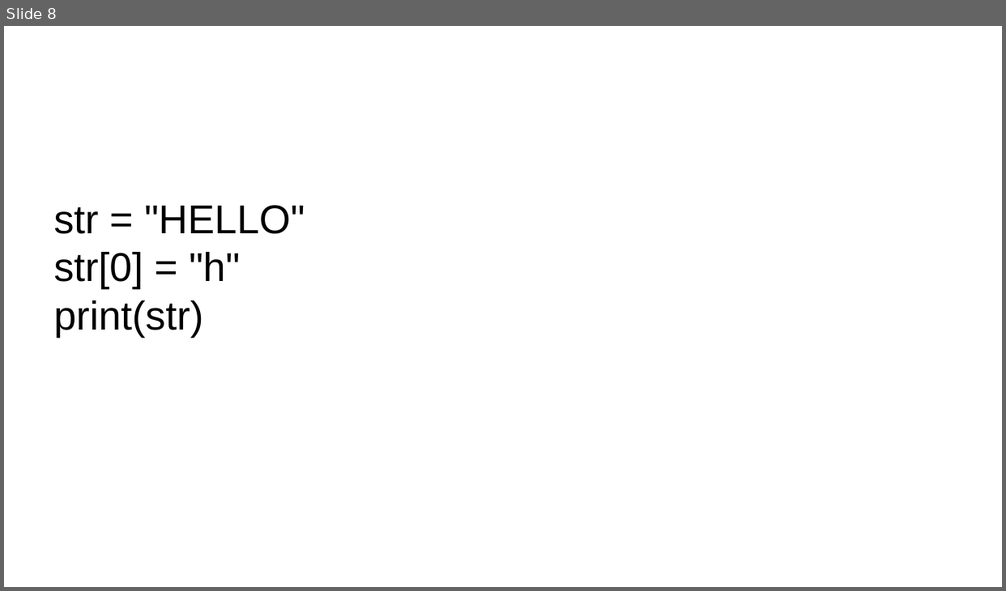
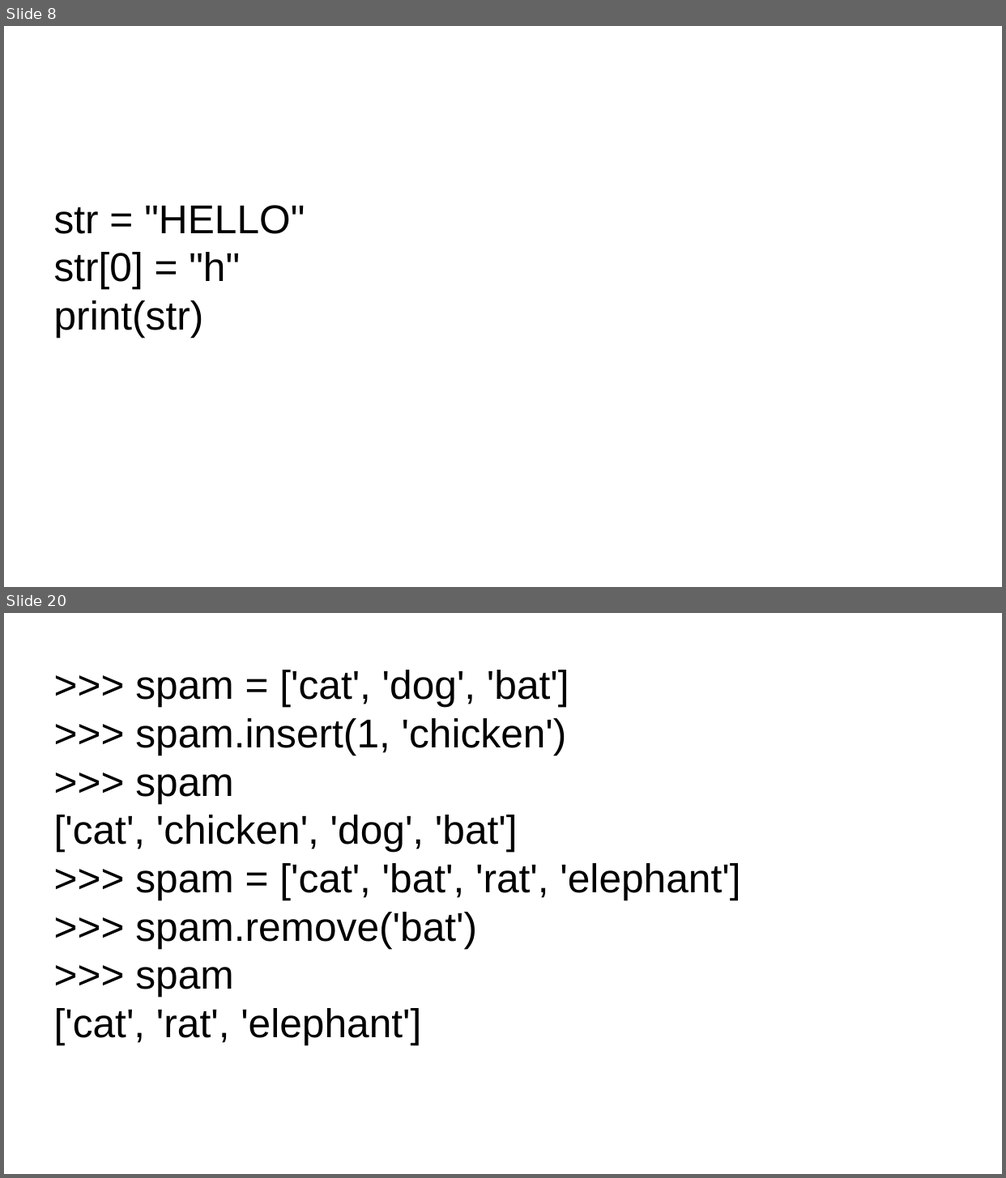
Before and after one commit to ApoorvaJu08/Python-khatmandu, a slide deck: Teaching/Strings.odp. Shown one above the other, each under a label of ours: slide 8 before the commit, slides 8 and 20 after it; the slides between them are not shown. The pictures are 1006x591 and 1006x1178 pixels, drawn with LibreOffice and Linux fonts; fonts in the diff are those of the drawing. Boxes give left, top, right and bottom in pixels: in the first picture for what was removed or moved away, otherwise in the second. Text is boxed around its words. In the diff, an @@ line names an element or a change of style, - is before the commit and + after.

```diff
--- a/Teaching/Strings.odp
+++ b/Teaching/Strings.odp
@@ slide 20 added at (4,613,1002,1174), background #FFFFFF @@
@@ subtitle added at (54,670,740,1045), 32 pt, text #000000 @@
+>>> spam = ['cat', 'dog', 'bat']
+>>> spam.insert(1, 'chicken')
+>>> spam
+['cat', 'chicken', 'dog', 'bat']
+>>> spam = ['cat', 'bat', 'rat', 'elephant']
+>>> spam.remove('bat')
+>>> spam
+['cat', 'rat', 'elephant']
```
Also in this commit, not shown: 14 other slides added, 1 slide removed.
